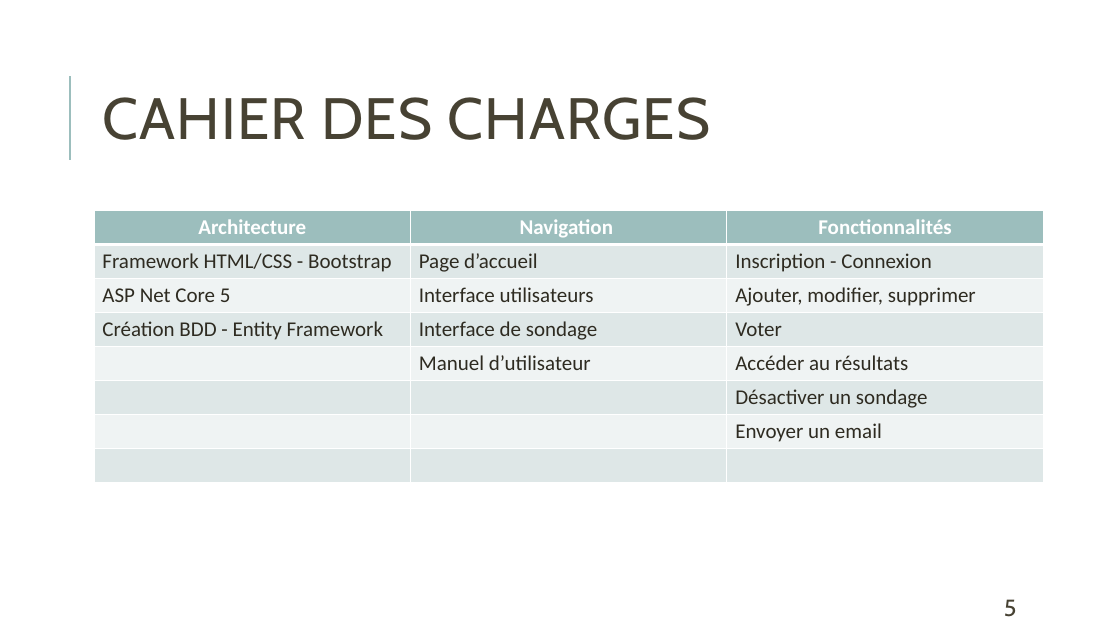
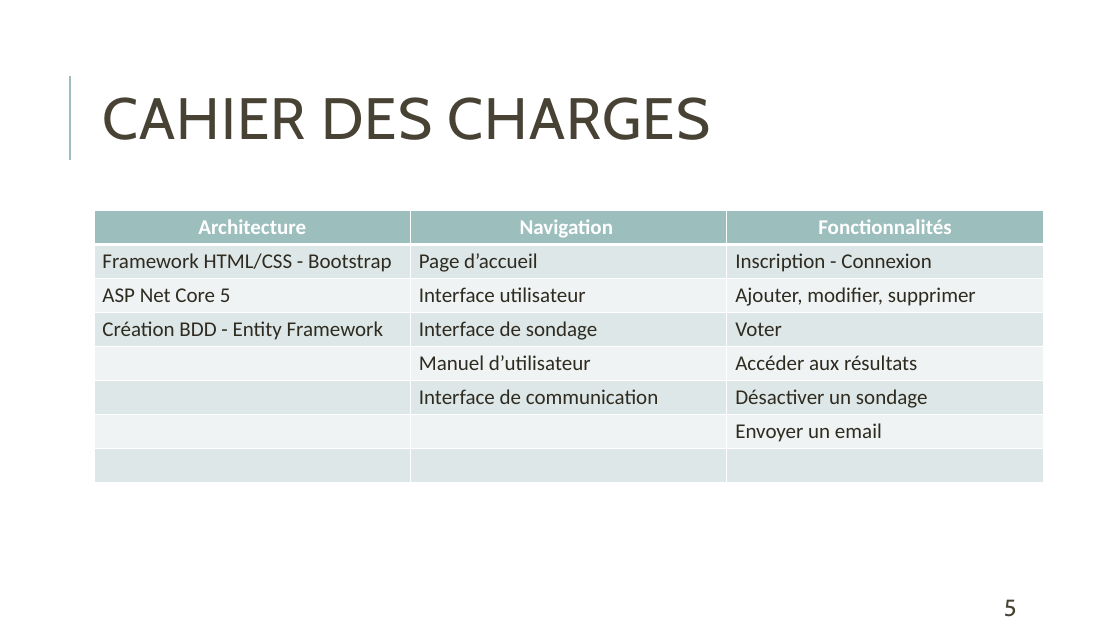
Before and after one commit to OlivierHILDENBRAND/Sondage_Project, a slide deck: slide 5 of Divers/Weber_Hugo_Olivier_CDA_Projet_Sondage.pptx. Drawn at 1120x630 pixels with LibreOffice and Linux fonts; fonts in the diff are those of the drawing. Boxes give left, top, right and bottom in pixels: in the first picture for what was removed or moved away, otherwise in the second. Text is boxed around its words. In the diff, an @@ line names an element or a change of style, - is before the commit and + after.

```diff
--- a/Divers/Weber_Hugo_Olivier_CDA_Projet_Sondage.pptx
+++ b/Divers/Weber_Hugo_Olivier_CDA_Projet_Sondage.pptx
@@ table at bbox=[94, 210, 1044, 482] @@
-row 3, column 2: Interface utilisateurs
+row 3, column 2: Interface utilisateur
-row 5, column 3: Accéder au résultats
+row 5, column 3: Accéder aux résultats
-row 6, column 2: 
+row 6, column 2: Interface de communication
```
Also in this commit, not shown: 9 other slides changed.
